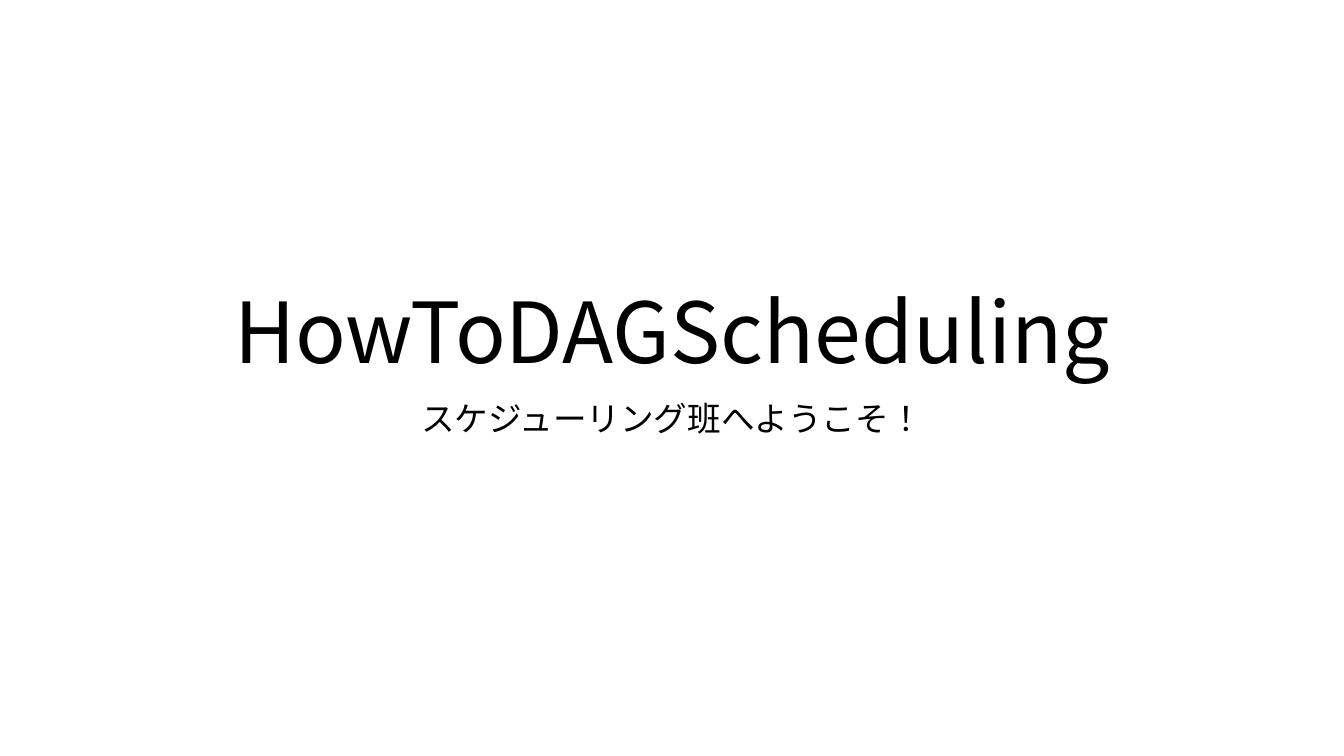
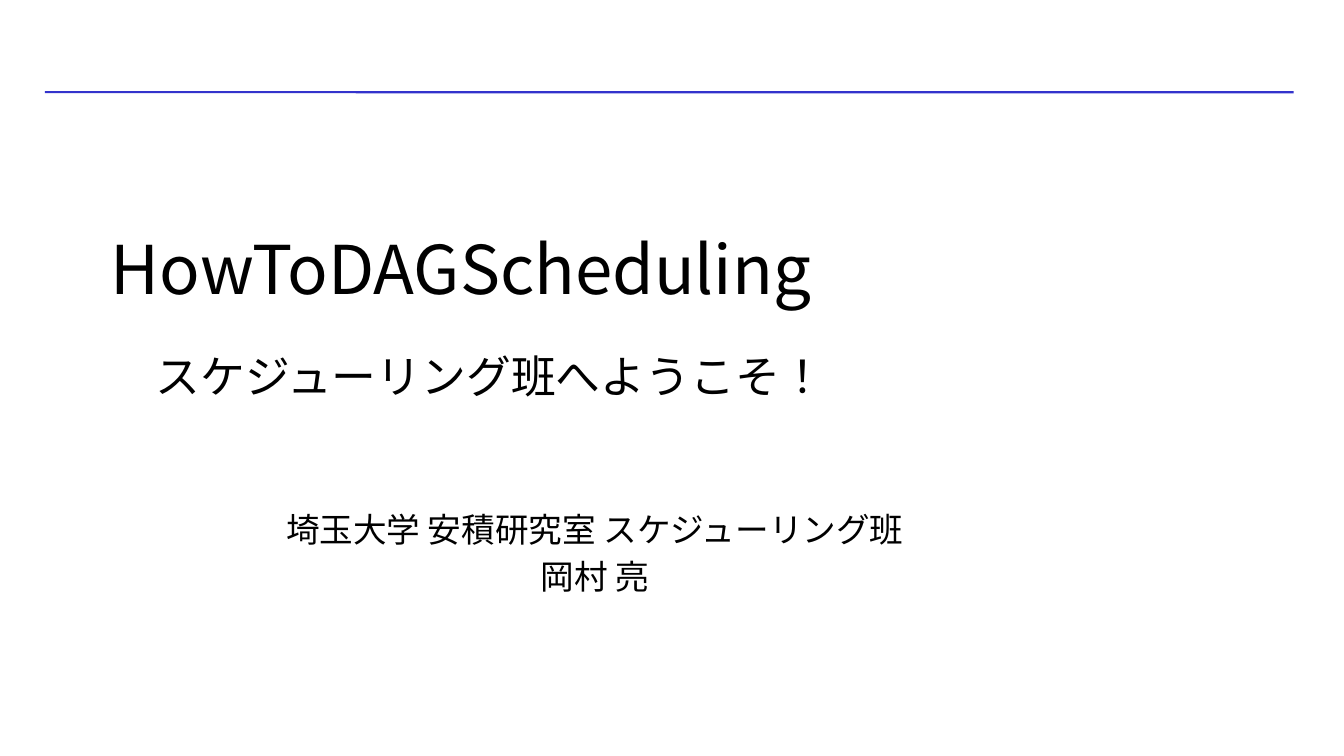
Before and after one commit to rokamu623/HotToDAGScheduling, a slide deck: slide 1 of 企画書/HowToDAGScheduling.pptx. Drawn at 1344x756 pixels with LibreOffice and Linux fonts; fonts in the diff are those of the drawing; background and template pictures are left out. Boxes give left, top, right and bottom in pixels: in the first picture for what was removed or moved away, otherwise in the second. Text is boxed around its words. In the diff, an @@ line names an element or a change of style, - is before the commit and + after.

```diff
--- a/企画書/HowToDAGScheduling.pptx
+++ b/企画書/HowToDAGScheduling.pptx
@@ line added from (44, 92) to (1294, 92), #3333CC 1.5 pt @@
@@ title "HowToDAGScheduling スケジューリング班へようこそ！" at bbox=[111, 240, 825, 397]: vertical alignment bottom to middle @@
@@ title at bbox=[111, 240, 825, 397]: text changed; size 60 to 48 pt @@
-HowToDAGScheduling
+HowToDAGScheduling
+スケジューリング班へようこそ！
@@ subtitle at bbox=[286, 513, 903, 592]: text changed; font Noto Sans CJK JP to Cambria @@
-スケジューリング班へようこそ！
+埼玉大学 安積研究室 スケジューリング班
+岡村 亮
```
Also in this commit, not shown: 1 other slide changed, 3 slides added.
